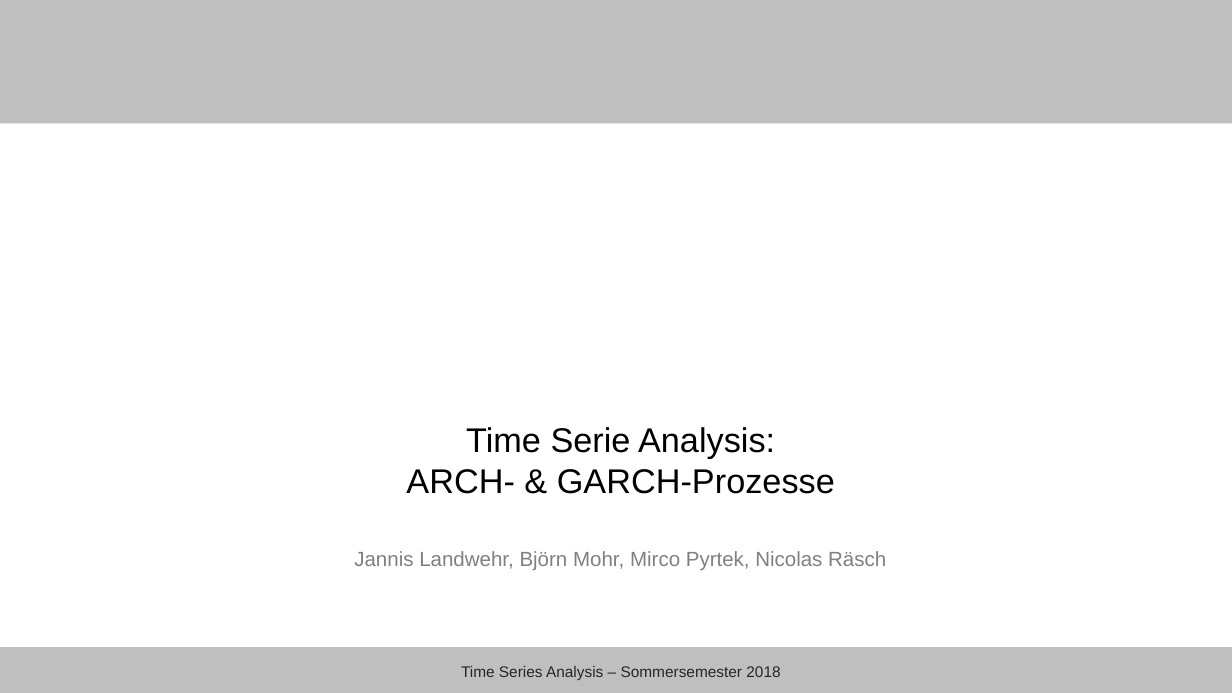
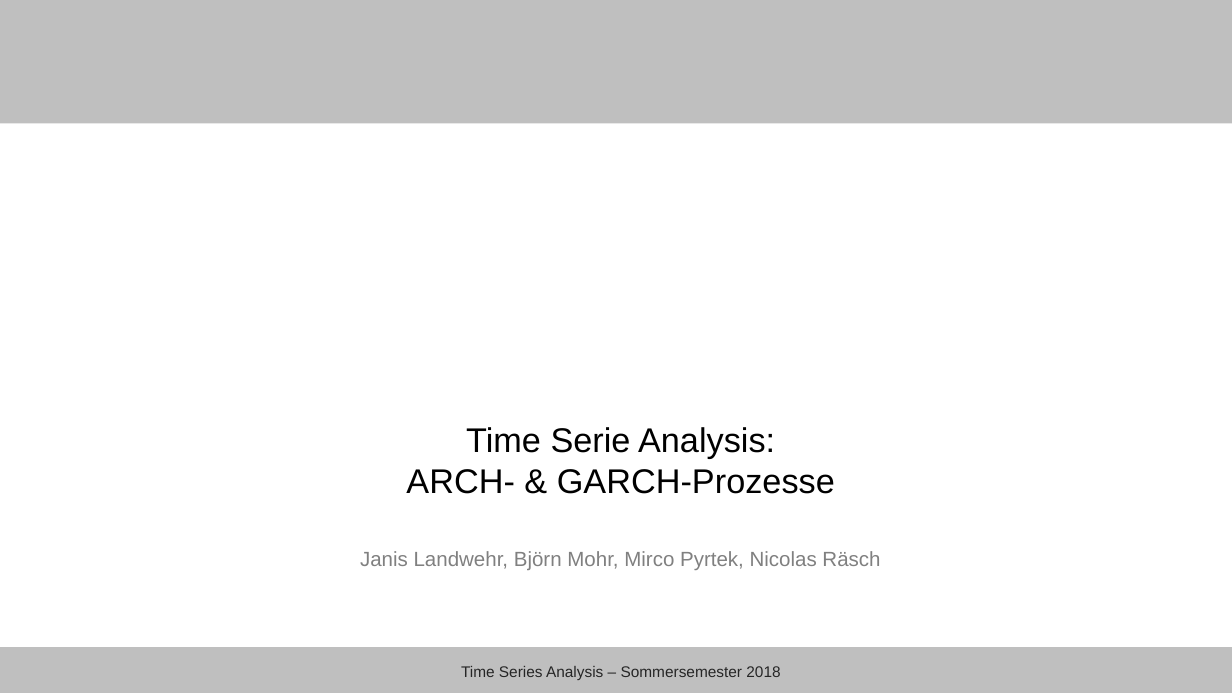
Before and after one commit to Janis90/time-series-anaysis, a slide deck: slide 1 of presentation/tsa_presentation_final.pptx. Drawn at 1232x693 pixels with LibreOffice and Linux fonts; fonts in the diff are those of the drawing; background and template pictures are left out. Boxes give left, top, right and bottom in pixels: in the first picture for what was removed or moved away, otherwise in the second. Text is boxed around its words. In the diff, an @@ line names an element or a change of style, - is before the commit and + after.

```diff
--- a/presentation/tsa_presentation_final.pptx
+++ b/presentation/tsa_presentation_final.pptx
@@ text at [360, 551, 880, 570]: text changed @@
-Jannis Landwehr, Björn Mohr, Mirco Pyrtek, Nicolas Räsch
+Janis Landwehr, Björn Mohr, Mirco Pyrtek, Nicolas Räsch
```
Also in this commit, not shown: 22 other slides changed.
